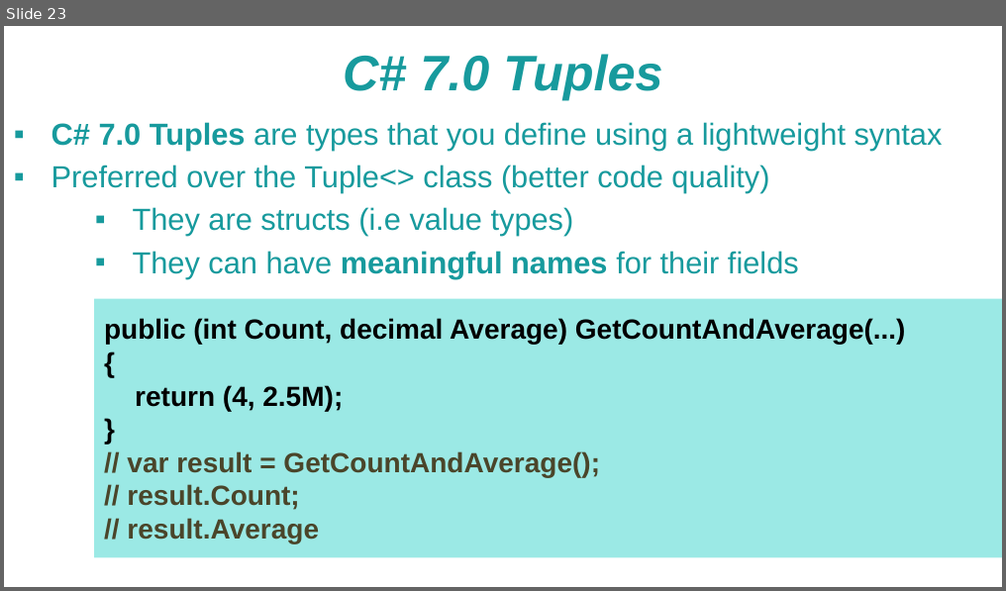
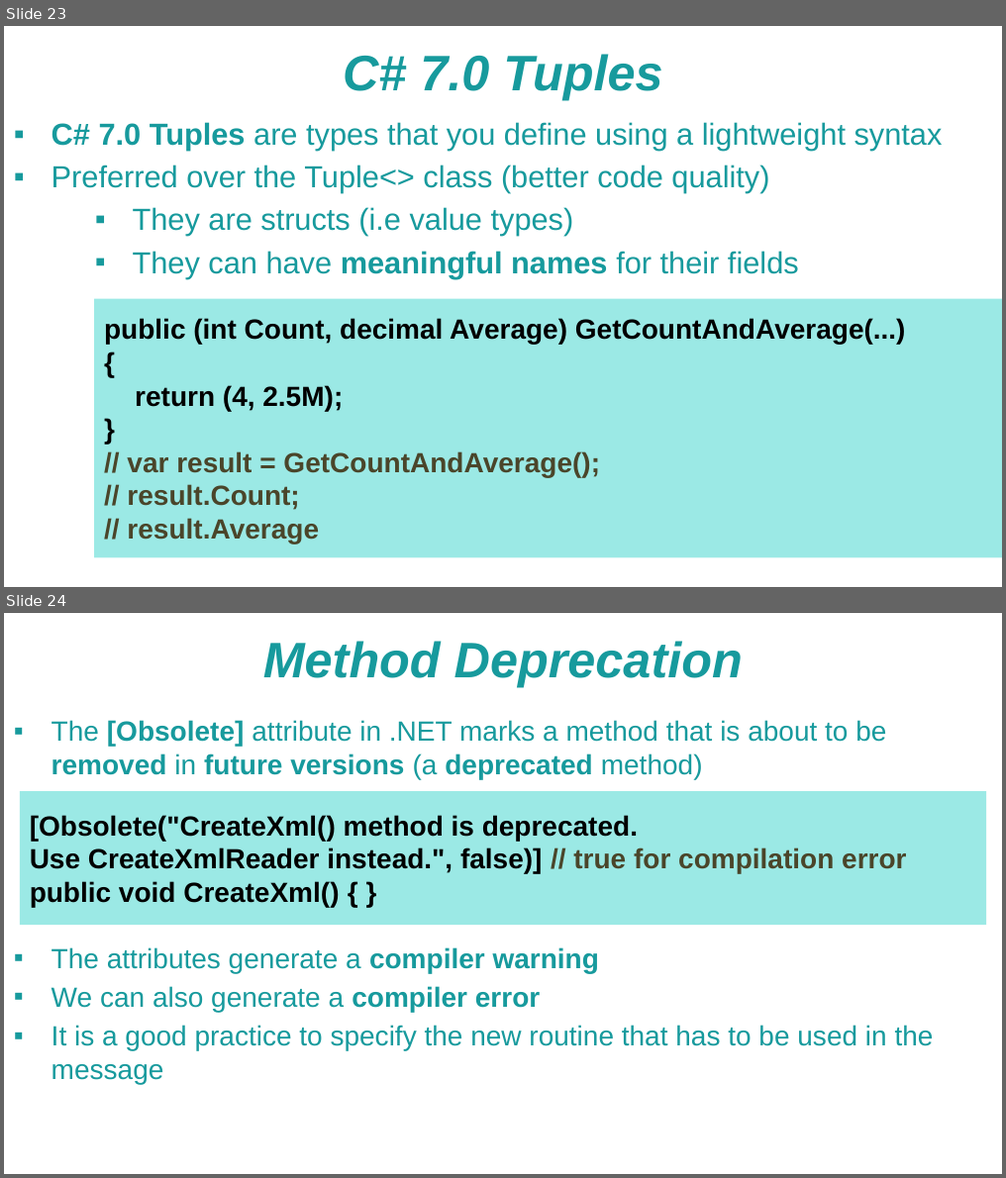
Before and after one commit to NaskoIT/CSharp-In-Depth, a slide deck: C# Tips and Tricks.pptx. Shown one above the other, each under a label of ours: slide 23 before the commit, slides 23 and 24 after it. The pictures are 1006x591 and 1006x1178 pixels, drawn with LibreOffice and Linux fonts; fonts in the diff are those of the drawing; background and template pictures are left out. Boxes give left, top, right and bottom in pixels: in the first picture for what was removed or moved away, otherwise in the second. Text is boxed around its words. In the diff, an @@ line names an element or a change of style, - is before the commit and + after.

Commit message:
Method deprecation

```diff
--- a/C# Tips and Tricks.pptx
+++ b/C# Tips and Tricks.pptx
@@ slide 24 added at <box>4,613,1002,1174</box>, background picture (left out) @@
@@ text added at <box>263,641,743,687</box>, 36 pt, text #179A9D, bold, italic @@
+Method Deprecation
@@ text added at <box>52,720,934,1084</box>, 20 pt, text #179A9D @@
+▪ The [Obsolete] attribute in .NET marks a method that is about to be removed in future versions (a deprecated method)
+▪ The attributes generate a compiler warning
+▪ We can also generate a compiler error
+▪ It is a good practice to specify the new routine that has to be used in the message
@@ rectangle added at <box>20,791,987,926</box>, fill #38D4CD at 50% opacity, 20 pt, text #000000, bold @@
+[Obsolete("CreateXml() method is deprecated. Use CreateXmlReader instead.", false)] // true for compilation error
+public void CreateXml() { }
```
Also in this commit, not shown: 1 other slide added, 4 other files.
